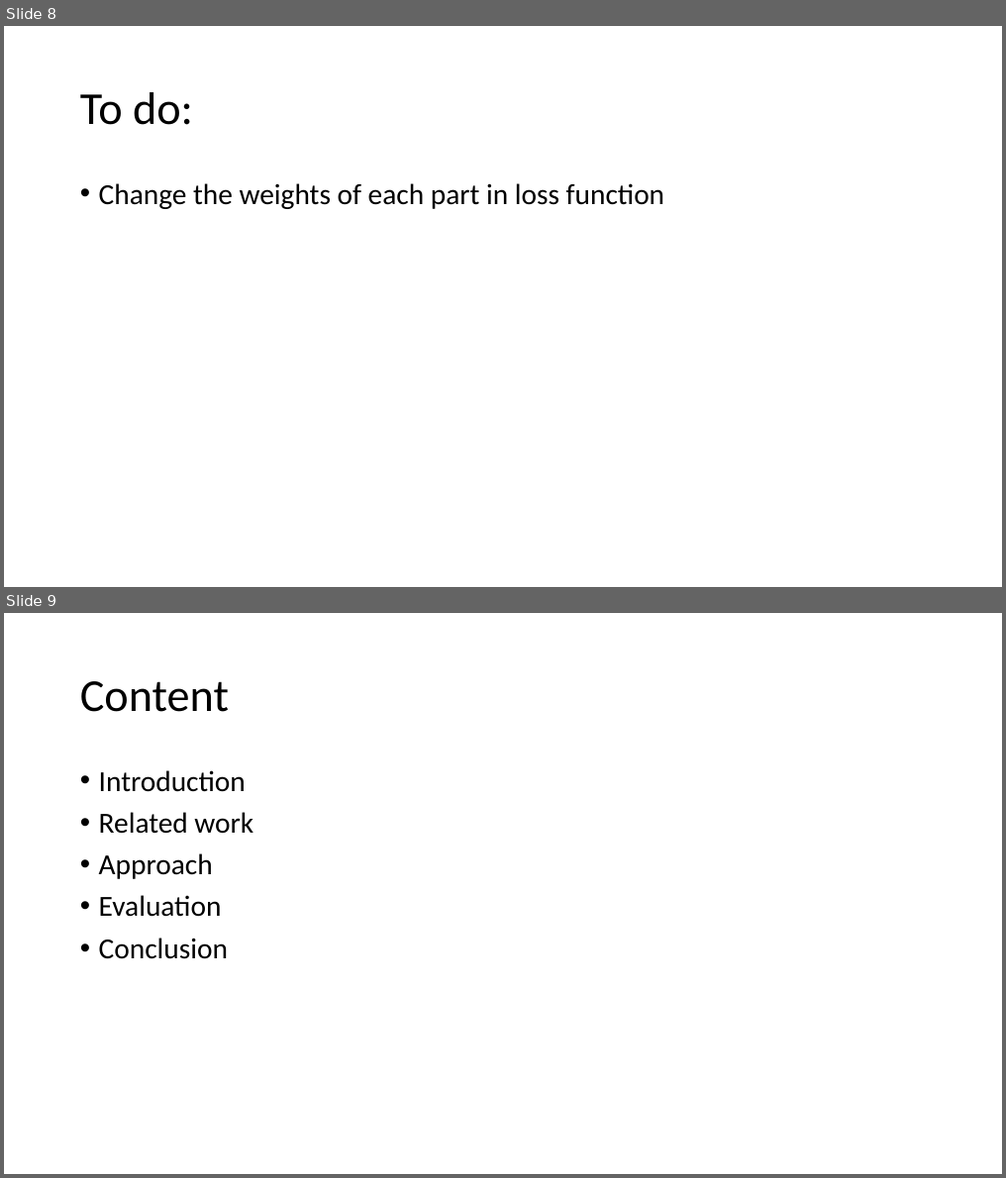
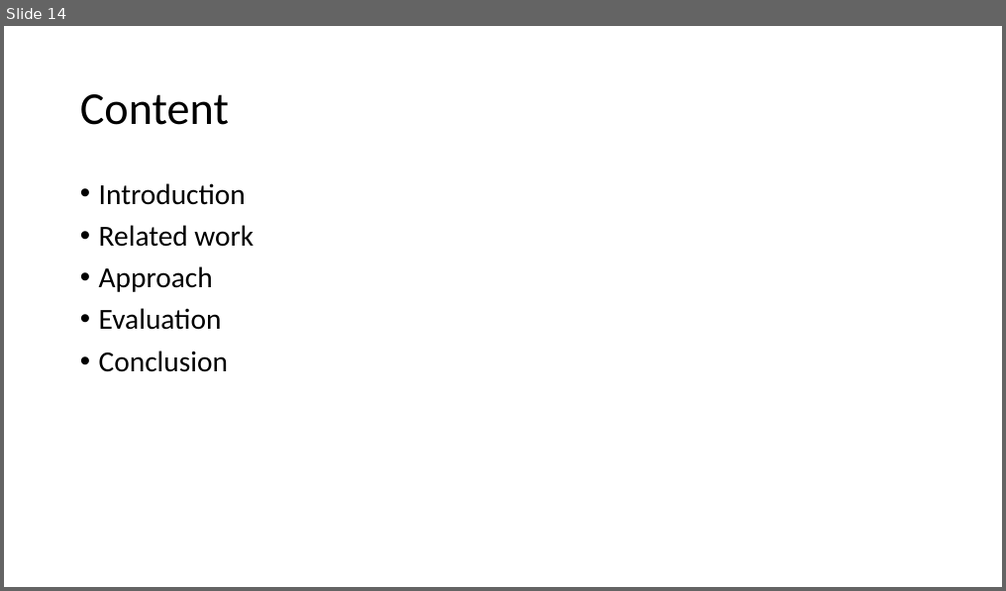
Before and after one commit to bitzj2015/EE599-Final-Project, a slide deck: doc/599-final-project.pptx. Shown one above the other, each under a label of ours: slides 8 and 9 before the commit, slide 14 after it. The pictures are 1006x1178 and 1006x591 pixels, drawn with LibreOffice and Linux fonts; fonts in the diff are those of the drawing. Boxes give left, top, right and bottom in pixels: in the first picture for what was removed or moved away, otherwise in the second. Text is boxed around its words. In the diff, an @@ line names an element or a change of style, - is before the commit and + after.

```diff
--- a/doc/599-final-project.pptx
+++ b/doc/599-final-project.pptx
@@ slide 8 removed at [4, 26, 1002, 587], background #FFFFFF @@
@@ title removed at [80, 92, 193, 125] @@
-To do:
@@ text removed at [99, 183, 664, 209] @@
-• Change the weights of each part in loss function
@@ what was slide 9 is now slide 14 @@
```
Also in this commit, not shown: 3 slides changed, 6 slides added, 1 other slide removed, 6 other files.
